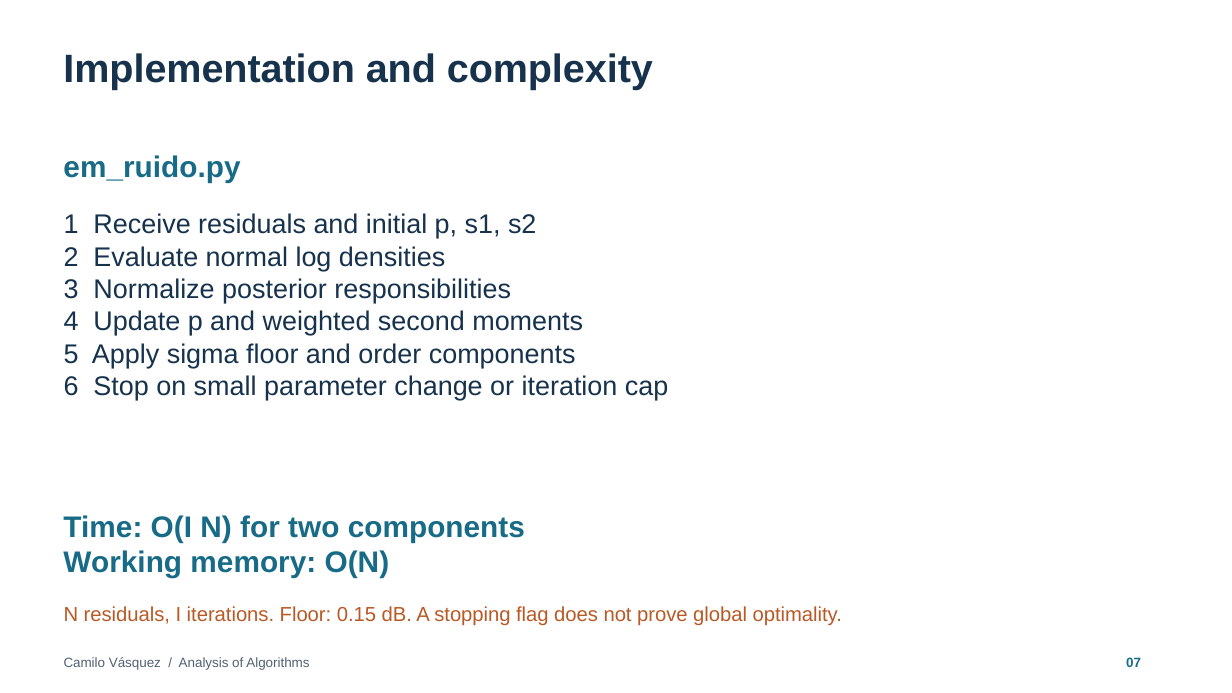
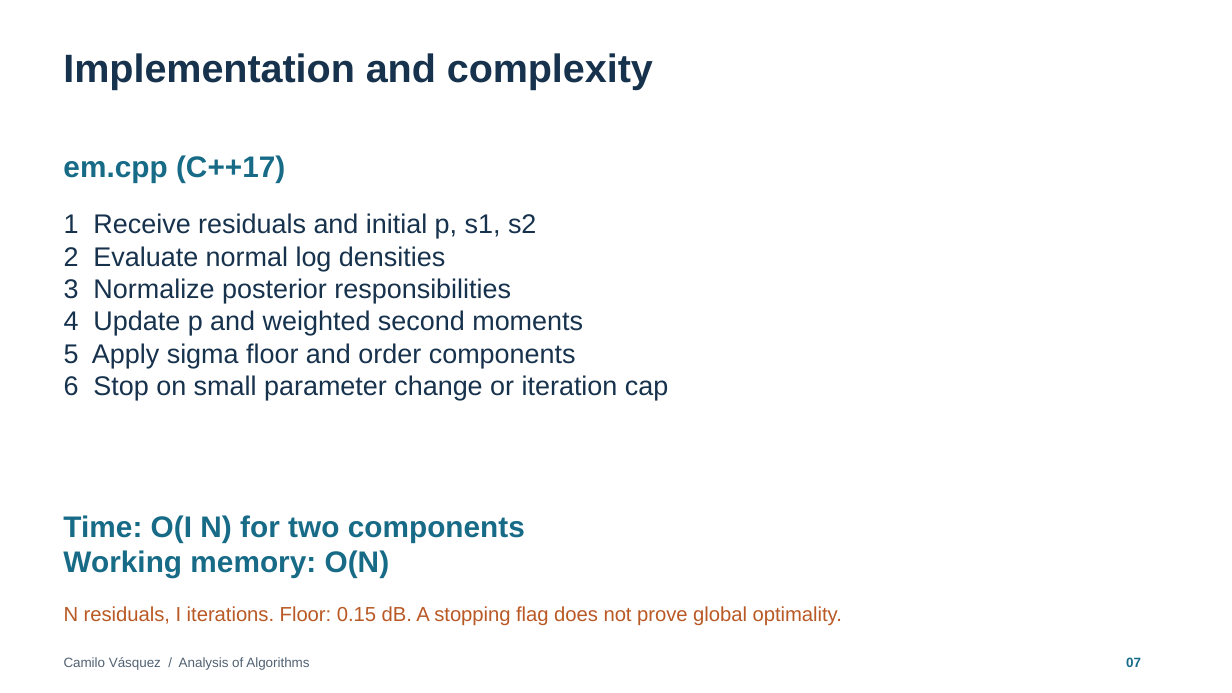
Before and after one commit to Camimilo-11/Wireless-Save, a slide deck: slide 7 of slides/Presentacion_RTI_EM.pptx. Drawn at 1232x693 pixels with LibreOffice and Linux fonts; fonts in the diff are those of the drawing. Boxes give left, top, right and bottom in pixels: in the first picture for what was removed or moved away, otherwise in the second. Text is boxed around its words. In the diff, an @@ line names an element or a change of style, - is before the commit and + after.

```diff
--- a/slides/Presentacion_RTI_EM.pptx
+++ b/slides/Presentacion_RTI_EM.pptx
@@ text at box(63, 155, 285, 182): text changed @@
-em_ruido.py
+em.cpp (C++17)
```
Also in this commit, not shown: 1 other slide changed, 34 other files.
